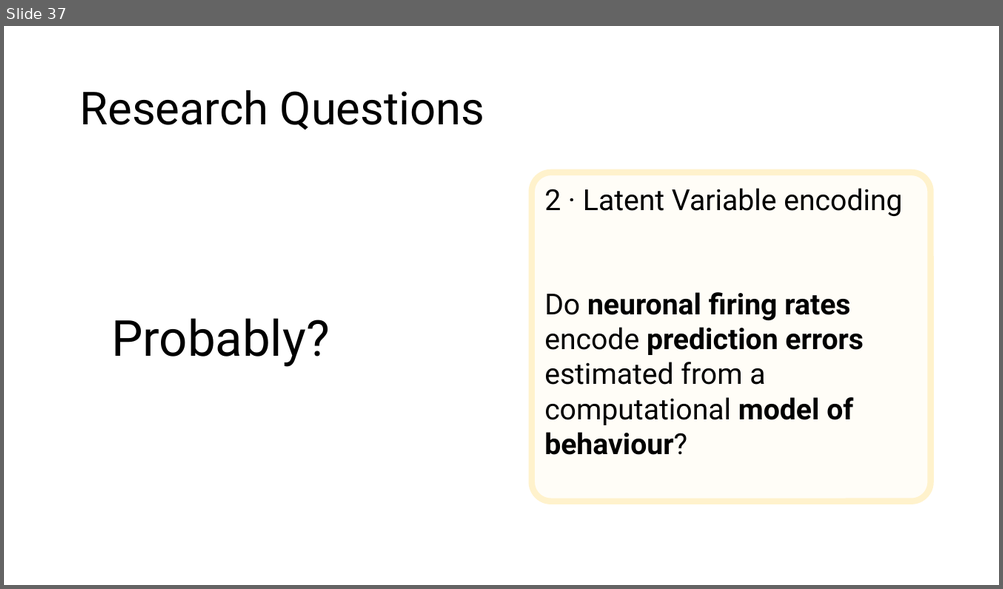
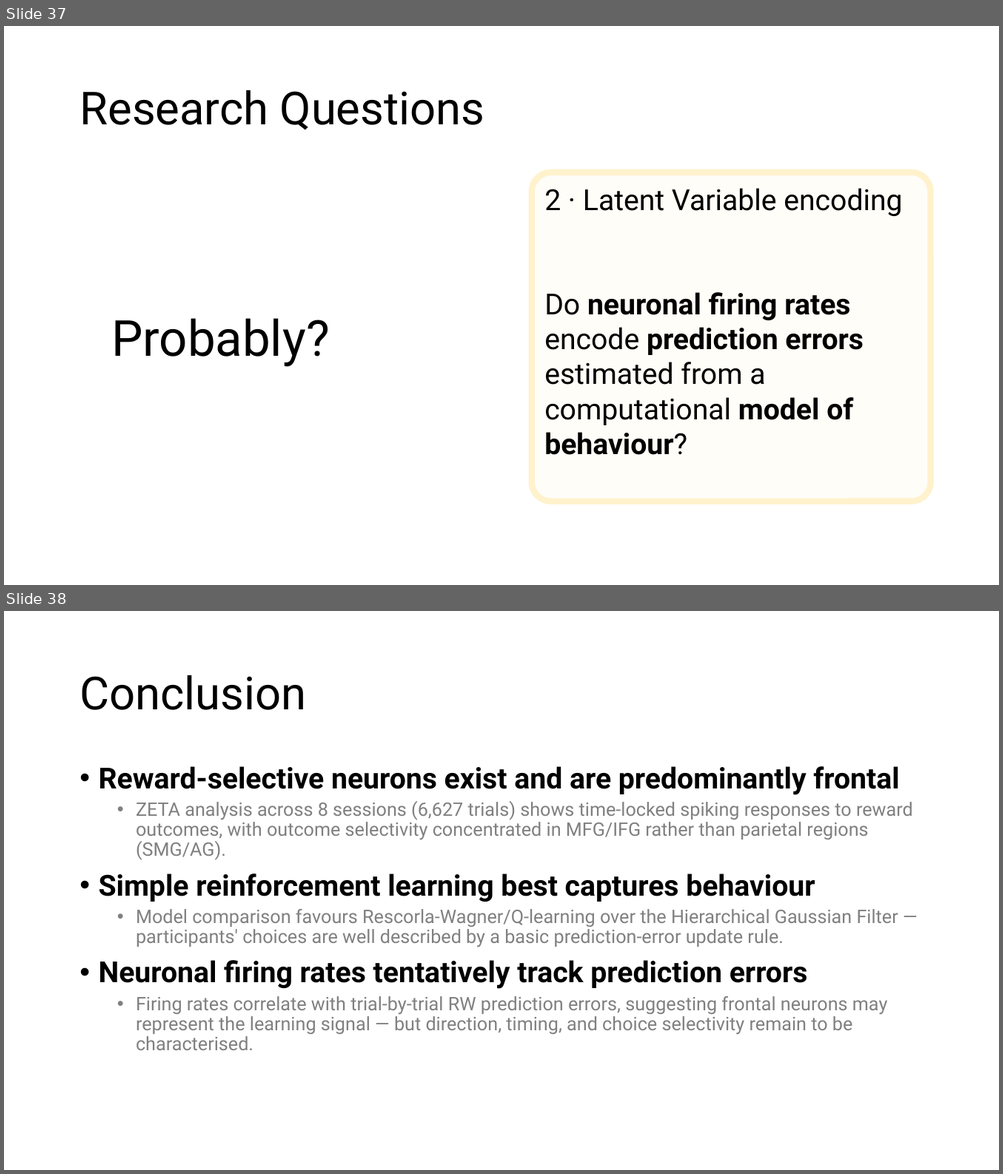
Before and after one commit to trNk27/Human_Data_Exploration, a slide deck: presentation/Prototype.pptx. Shown one above the other, each under a label of ours: slide 37 before the commit, slides 37 and 38 after it. The pictures are 1003x589 and 1003x1174 pixels, drawn with LibreOffice and Linux fonts; fonts in the diff are those of the drawing; background and template pictures are left out. Boxes give left, top, right and bottom in pixels: in the first picture for what was removed or moved away, otherwise in the second. Text is boxed around its words. In the diff, an @@ line names an element or a change of style, - is before the commit and + after.

```diff
--- a/presentation/Prototype.pptx
+++ b/presentation/Prototype.pptx
@@ slide 38 added at [4, 611, 999, 1170], background picture (left out) @@
@@ title added at [79, 675, 306, 710], 44 pt, text #000000 @@
+Conclusion
@@ text added at [99, 766, 913, 1051], 18 pt, text #808080 @@
+• Reward-selective neurons exist and are predominantly frontal
+  • ZETA analysis across 8 sessions (6,627 trials) shows time-locked spiking responses to reward outcomes, with outcome selectivity concentrated in MFG/IFG rather than parietal regions (SMG/AG).
+• Simple reinforcement learning best captures behaviour
+  • Model comparison favours Rescorla-Wagner/Q-learning over the Hierarchical Gaussian Filter — participants' choices are well described by a basic prediction-error update rule.
+• Neuronal firing rates tentatively track prediction errors
+  • Firing rates correlate with trial-by-trial RW prediction errors, suggesting frontal neurons may represent the learning signal — but direction, timing, and choice selectivity remain to be characterised.
```
Also in this commit, not shown: 6 slides changed, 5 other slides added, 4 slides removed, 1 other file.
